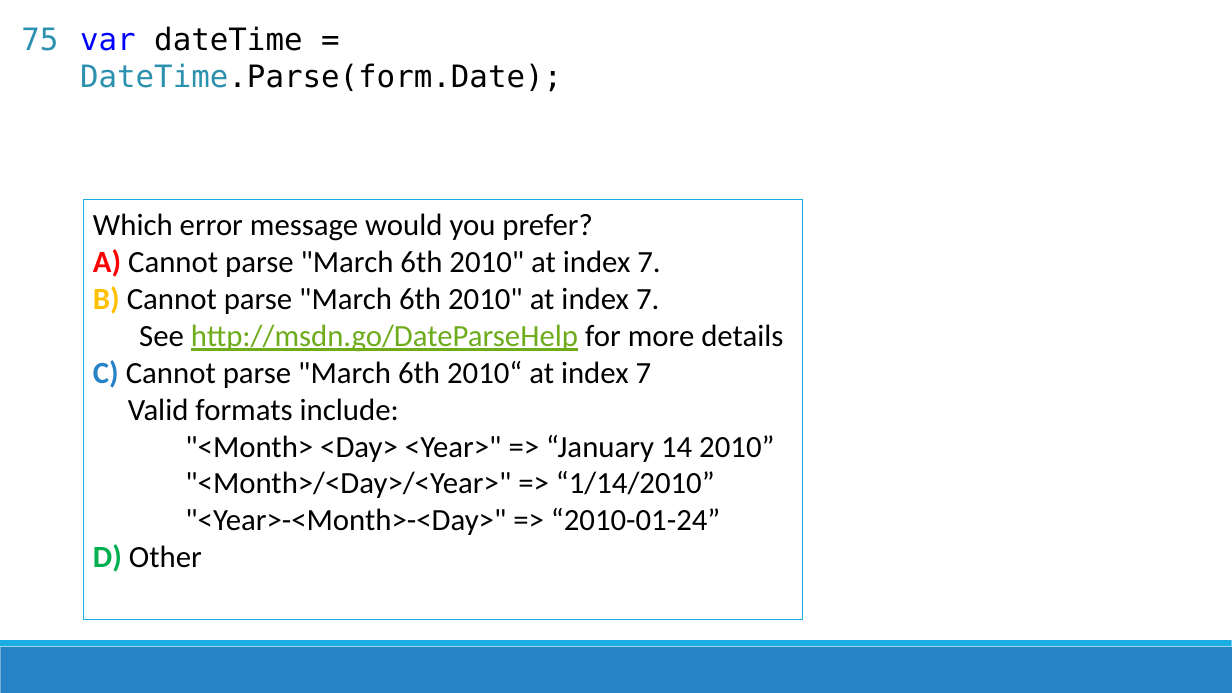
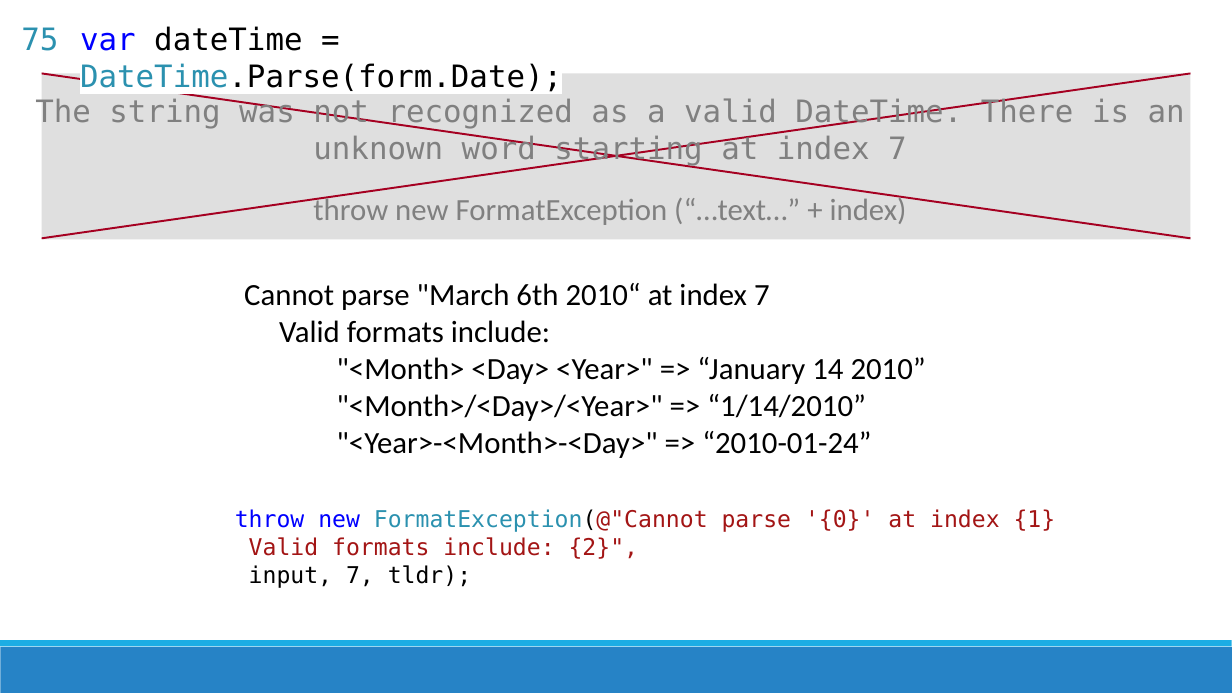
Before and after one commit to jamesrcounts/ExceptionalTalk, a slide deck: slide 24 of Exceptional Exceptions.pptx (slide 23 before the commit). Drawn at 1232x693 pixels with LibreOffice and Linux fonts; fonts in the diff are those of the drawing. Boxes give left, top, right and bottom in pixels: in the first picture for what was removed or moved away, otherwise in the second. Text is boxed around its words. In the diff, an @@ line names an element or a change of style, - is before the commit and + after.

Commit message:
Updated exception slides

```diff
--- a/Exceptional Exceptions.pptx
+++ b/Exceptional Exceptions.pptx
@@ rectangle added at (42,73,1190,239), fill #808080 at 25% opacity @@
@@ line added from (42, 73) to (1190, 238), #A50021 1.5 pt @@
@@ line added from (42, 238) to (1190, 73), #A50021 1.5 pt @@
@@ text added at (35,97,1185,166), 24 pt, text #808080 @@
+The string was not recognized as a valid DateTime. There is an unknown word starting at index 7
@@ rectangle removed at (84,200,803,619) @@
-Which error message would you prefer?
-A) Cannot parse "March 6th 2010" at index 7.
-B) Cannot parse "March 6th 2010" at index 7.
-See http://msdn.go/DateParseHelp for more details
-C) Cannot parse "March 6th 2010“ at index 7
-Valid formats include:
-"<Month> <Day> <Year>" => “January 14 2010”
-"<Month>/<Day>/<Year>" => “1/14/2010”
-"<Year>-<Month>-<Day>" => “2010-01-24”
-D) Other
@@ text added at (313,194,907,225), 24 pt, text #808080 @@
+throw new FormatException (“…text…” + index)
@@ text added at (244,283,926,458), 24 pt, text #000000 @@
+Cannot parse "March 6th 2010“ at index 7
+Valid formats include:
+"<Month> <Day> <Year>" => “January 14 2010”
+"<Month>/<Day>/<Year>" => “1/14/2010”
+"<Year>-<Month>-<Day>" => “2010-01-24”
@@ text added at (235,509,1056,588), 18 pt, text #A31515 @@
+throw new FormatException(@"Cannot parse '{0}' at index {1}
+Valid formats include: {2}",
+input, 7, tldr);
```
Also in this commit, not shown: 2 other slides changed, 3 slides added, 5 other files.
